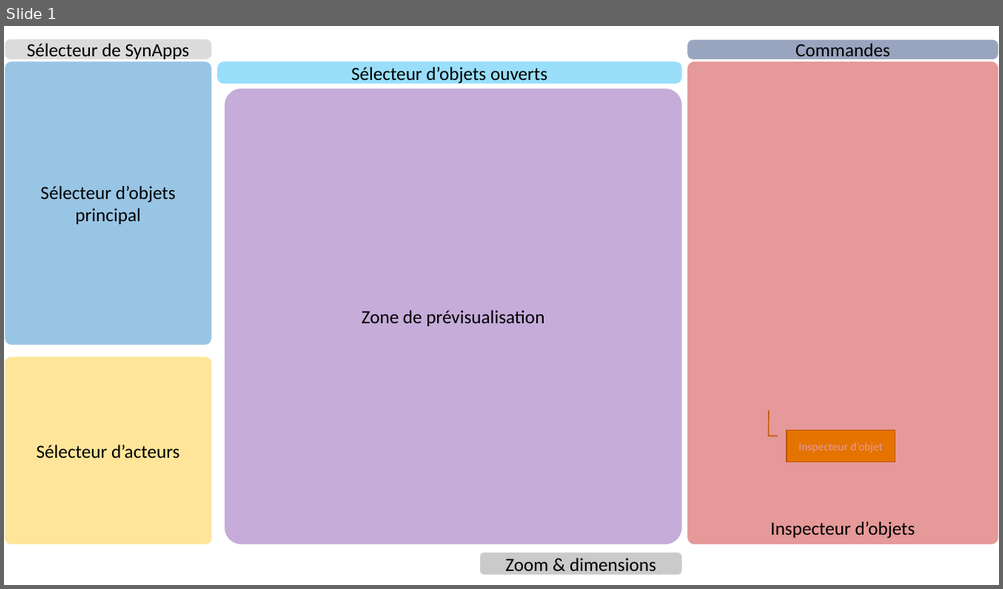
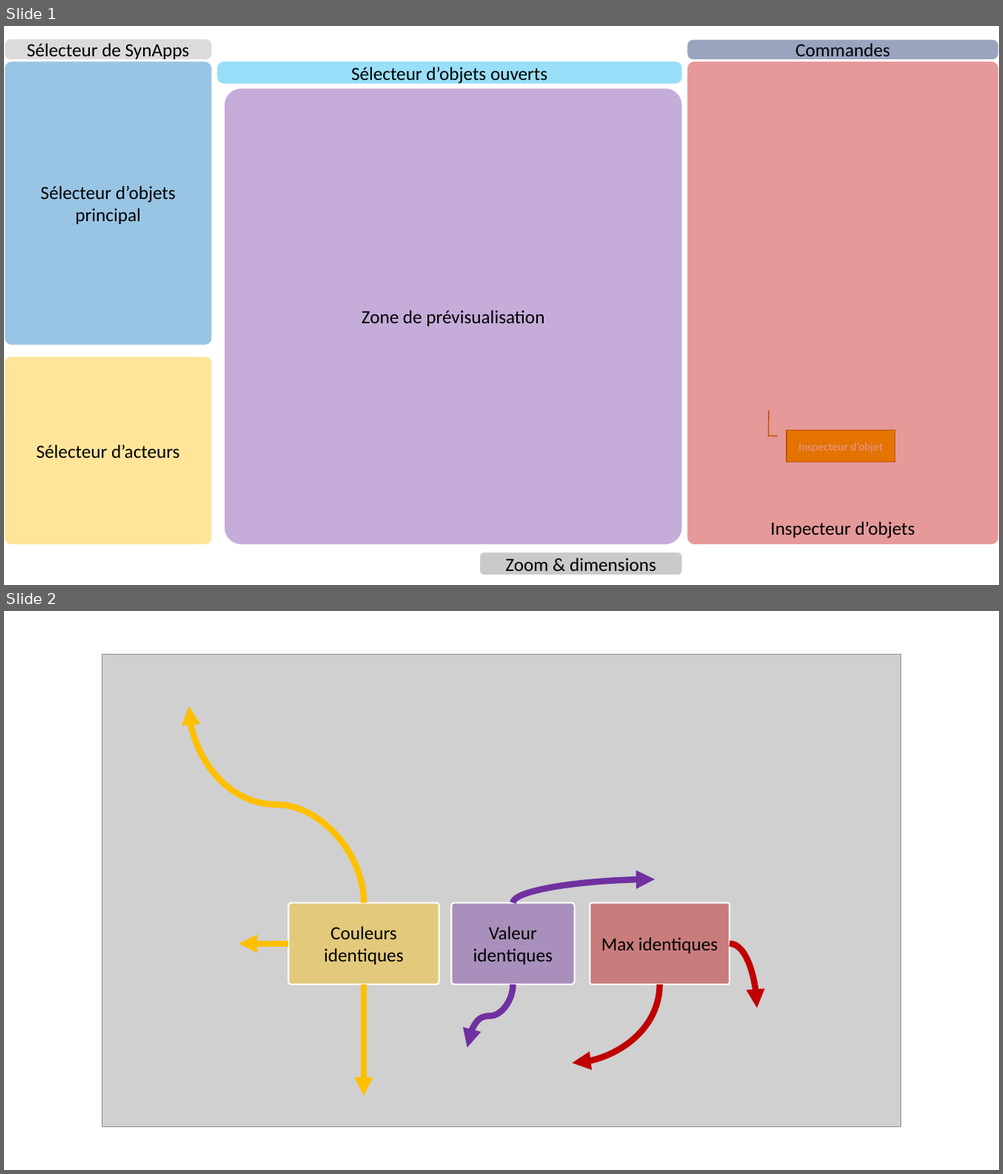
Before and after one commit to witsa/synapps, a slide deck: sources/maker.pptx. Shown one above the other, each under a label of ours: slide 1 before the commit, slides 1 and 2 after it. The pictures are 1003x589 and 1003x1174 pixels, drawn with LibreOffice and Linux fonts; fonts in the diff are those of the drawing; grey boxes stand for pictures; background and template pictures are left out. Boxes give left, top, right and bottom in pixels: in the first picture for what was removed or moved away, otherwise in the second. Text is boxed around its words. In the diff, an @@ line names an element or a change of style, - is before the commit and + after.

```diff
--- a/sources/maker.pptx
+++ b/sources/maker.pptx
@@ slide 2 added at box(4, 611, 999, 1170), background #FFFFFF @@
@@ picture added at box(102, 654, 901, 1127) @@
@@ curved arrow added from (364, 903) to (189, 706), #FFC000 6 pt @@
@@ curved arrow added from (513, 903) to (654, 880), #7030A0 6 pt @@
@@ rounded rectangle added at box(288, 903, 439, 985), fill #FFC000 at 40% opacity, outline #FFFFFF 1.5 pt, 18 pt, text #000000 @@
+Couleurs identiques
@@ rounded rectangle added at box(452, 903, 575, 985), fill #7030A0 at 40% opacity, outline #FFFFFF 1.5 pt, 18 pt, text #000000 @@
+Valeur identiques
@@ rounded rectangle added at box(589, 903, 729, 985), fill #C00000 at 40% opacity, outline #FFFFFF 1.5 pt, 18 pt, text #000000 @@
+Max identiques
@@ arrow added from (288, 944) to (239, 944), #FFC000 6 pt @@
@@ curved arrow added from (729, 944) to (757, 1008), #C00000 6 pt @@
@@ arrow added from (364, 985) to (364, 1096), #FFC000 6 pt @@
@@ curved arrow added from (513, 985) to (467, 1048), #7030A0 6 pt @@
@@ curved arrow added from (660, 985) to (572, 1063), #C00000 6 pt @@
```
Also in this commit, not shown: 2 other slides added, 9 other files.
